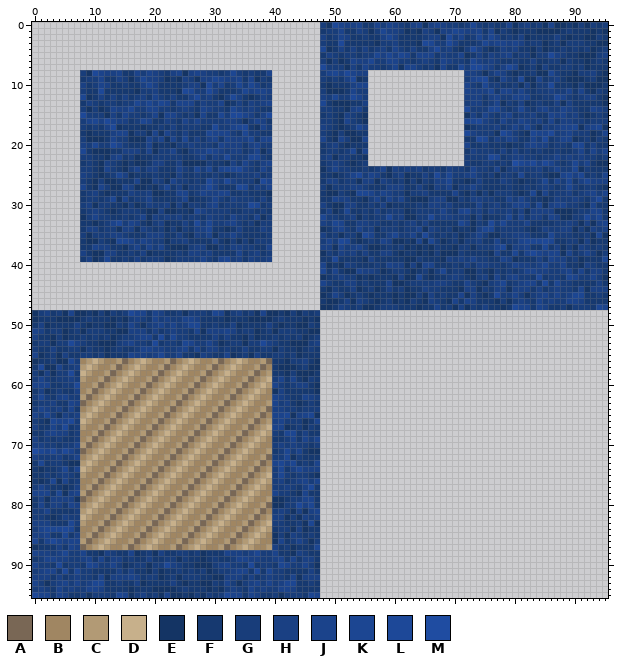
File history of a sprite sheet, assets/images/floor.png. The first picture shows the starting point.
The file is 96x96 pixels. Colours within 5 levels of each other are drawn and written as one.
Palette (. is transparent): A #796755  B #a08662  C #b29a75  D #c7b08b  E #143464  F #163970  G #183d7a  H #1a4083  J #1b438b  K #1c4692  L #1d4898  M #1f4ca1
Pixels before (only the part around the change), first column x 42:
38 ......EGFHGHFHFFHHFEFFEFEGEEEGFFFFEJFFKFJLJHJJEJFGJGEG
39 ......FFLFFFFEHFFFFFEEGFFFEHGHGJGGFFJHEFFFHFJHHFGEFFFK
40 ......JEFEHGFFFGFJHHEHEJJFFFGFHFHHGGFGJHHGHKGGJFFEHGFF
41 ......KFJFEEJHHGEFGGFEFGEGKFGGEEGFEGFGFGJJHHGGHJFJFHHF
42 ......EFGHGGEFEFFFEHEEKFEFFGHGFEGHEJFHJGGFLFGGFKJGGJGE
43 ......JGFFHHFGFFFJEEFGGGGHHGFFJGFEGHKFGHJJFLFKGGFFFFHF
44 ......FEGFFHEFGEFHFGEFFHGGFFFEHHEGFHHEHHHFHFGHGGFJEHHH
45 ......EFJGEFGFEFFFEFEEGEHFGFFJEHFEFLGGJGEGHJGJGHKKFFGF
46 ......FEEFHEHGFEFGEFEGFEHGFEJFJHFFFEGEGHGFJGHGGJJHFFFF
47 ......EEFHGFGEEFGGGFFFEFFJFGEHEGFHFFEFLJJFJHFFGEGGGFKJ
48 EGEGFG................................................
49 FFFEFE................................................
50 FFEEGF................................................
51 GGFFEE................................................
52 GFGEFG................................................
53 FEEEGH................................................
54 FFEFGF................................................
55 FGEFFF................................................
56 EGGHFE................................................
57 EEFGEE................................................
58 EGEEEF................................................
59 FJFEGF................................................
60 FGHHFE................................................
61 FFFFFE................................................
62 GFFJHG................................................
63 HFEFGF................................................
64 GGFGGG................................................
65 KEHJKE................................................
66 GGGEFJ................................................
67 EFGEGF................................................
68 KKFHFF................................................
69 GJFJGJ................................................
70 GHGGFG................................................
71 KGJFEE................................................
72 KEGFFF................................................
73 HKFGFJ................................................
74 FHKHHH................................................
75 GFGGFE................................................
76 FGHJGJ................................................
77 HGFHLF................................................
78 GFEJFF................................................
79 FGGJJF................................................
80 GGLHKF................................................
81 GEHEHJ................................................
82 EGEHGH................................................
83 FFGEKE................................................
84 GEHEFF................................................
85 EHGFGF................................................
86 FGJGEG................................................
87 GEFFFK................................................
88 FEHGFF................................................
89 FJFHHF................................................
90 JGGJGE................................................
91 FFFFHF................................................
92 FJEHHH................................................
93 KKFFGF................................................
94 JHFFFF................................................
95 GGGFKJ................................................
And afterwards:
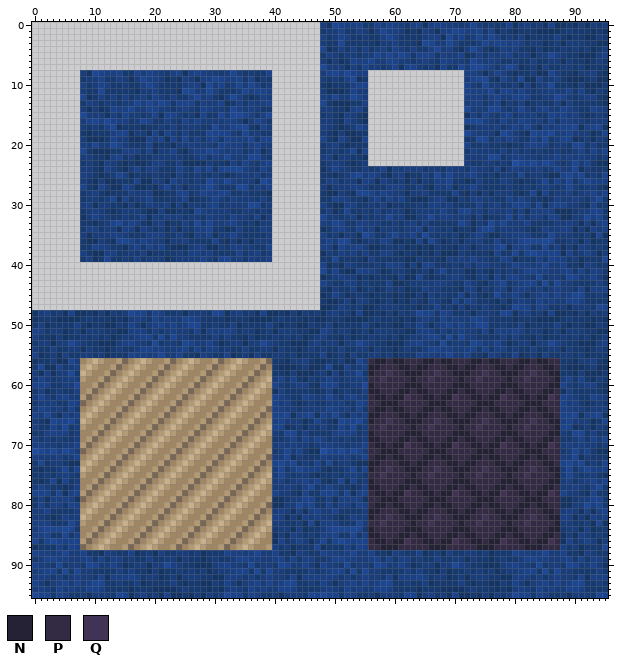
Colours new in this view: N #242234  P #332b44  Q #403353
From old to new:
Changed rows in their new state; - is an unchanged pixel.
first column x 48:
48 EGHFGEJEEFEGEGFGLJJFJHFFGEGGGFKJEGHFGEJEEFEGEGFG
49 EFFFEEEEFGFFFEFEGHGFJGHGGJJHFFFFEFFFEEEEFGFFFEFE
50 FHEFFFFHFEFFEEGFJGEGHJGJGHKKFFGFFHEFFFFHFEFFEEGF
51 JHFGGEFGEGGGFFEEHHHFHFGHGGFJEHHHJHFGGEFGEGGGFFEE
52 HFFEGEFFGFGFGEFGGHJJFLFKGGFFFFHFHFFEGEFFGFGFGEFG
53 FGGEGGLHGFFEEEGHJGGFLFGGFKJGGJGEFGGEGGLHGFFEEEGH
54 GFFHFFGGEGFFEFGFFGJJHHGGHJFJFHHFGFFHFFGGEGFFEFGF
55 JEFGEHFFGGFGEFFFJHHGHKGGJFFEHGFFJEFGEHFFGGFGEFFF
56 EFFGEEKGPNNPNNPPPNNPNNPPPNNPNNPPPNNPNNPPFFEGGHFE
57 FLEEJFGHNNPPPNNPNNPPPNNPNNPPPNNPNNPPPNNPFEEEFGEE
58 GEHEGGLFNPPQPPNNNPPQPPNNNPPQPPNNNPPQPPNNFFEGEEEF
59 GJGFGGHGPPQPPPPNPPQPPPPNPPQPPPPNPPQPPPPNGJFJFEGF
60 JJJFFGGLNPPPPPNNNPPPPPNNNPPPPPNNNPPPPPNNJGFGHHFE
61 FHEFGFFHNNPPPNNPNNPPPNNPNNPPPNNPNNPPPNNPEHFFFFFE
62 GKGFHJGGPNNPNNQPPNNPNNQPPNNPNNQPPNNPNNQPJHGFFJHG
63 FGGHFFJHPPNNNPPPPPNNNPPPPPNNNPPPPPNNNPPPJGHFEFGF
64 GJHGHFJFPNNPNNPPPNNPNNPPPNNPNNPPPNNPNNPPHHGGFGGG
65 JGKGEHGHNNPPPNNPNNPPPNNPNNPPPNNPNNPPPNNPJJKEHJKE
66 GFEKJJLGNPPQPPNNNPPQPPNNNPPQPPNNNPPQPPNNHJGGGEFJ
67 HFFJGLFGPPQPPPPNPPQPPPPNPPQPPPPNPPQPPPPNJJEFGEGF
68 FFHJHHFGNPPPPPNNNPPPPPNNNPPPPPNNNPPPPPNNGFKKFHFF
69 HFGFGFFGNNPPPNNPNNPPPNNPNNPPPNNPNNPPPNNPFFGJFJGJ
70 HHGGFGGJPNNPNNQPPNNPNNQPPNNPNNQPPNNPNNQPGHGHGGFG
71 MKJLHLJGPPNNNPPPPPNNNPPPPPNNNPPPPPNNNPPPFGKGJFEE
72 HGGGHFGJPNNPNNPPPNNPNNPPPNNPNNPPPNNPNNPPGGKEGFFF
73 FKFGGFEENNPPPNNPNNPPPNNPNNPPPNNPNNPPPNNPJKHKFGFJ
74 FEFFGKFJNPPQPPNNNPPQPPNNNPPQPPNNNPPQPPNNGKFHKHHH
75 FFGFGHGFPPQPPPPNPPQPPPPNPPQPPPPNPPQPPPPNGKGFGGFE
76 FEFKEJFGNPPPPPNNNPPPPPNNNPPPPPNNNPPPPPNNGHFGHJGJ
77 GJGFFEFHNNPPPNNPNNPPPNNPNNPPPNNPNNPPPNNPGGHGFHLF
78 JJJFKEHJPNNPNNQPPNNPNNQPPNNPNNQPPNNPNNQPJGGFEJFF
79 FHEHHHHEPPNNNPPPPPNNNPPPPPNNNPPPPPNNNPPPEEFGGJJF
80 FJFHHFJHPNNPNNPPPNNPNNPPPNNPNNPPPNNPNNPPEEGGLHKF
81 GGJFFFFGNNPPPNNPNNPPPNNPNNPPPNNPNNPPPNNPGHGEHEHJ
82 GGFEFHGGNPPQPPNNNPPQPPNNNPPQPPNNNPPQPPNNHHEGEHGH
83 HHHFFFKGPPQPPPPNPPQPPPPNPPQPPPPNPPQPPPPNGGFFGEKE
84 GJKKKLKFNPPPPPNNNPPPPPNNNPPPPPNNNPPPPPNNFGGEHEFF
85 HHJFFKFHNNPPPNNPNNPPPNNPNNPPPNNPNNPPPNNPEGEHGFGF
86 KFJLJHJJPNNPNNQPPNNPNNQPPNNPNNQPPNNPNNQPEJFGJGEG
87 EFFFHFJHPPNNNPPPPPNNNPPPPPNNNPPPPPNNNPPPHFGEFFFK
88 JHHGHKGGJFFEHGFFJEFGEHFFGGFGEFFFJHHGHKGGJFFEHGFF
89 FGJJHHGGHJFJFHHFGFFHFFGGEGFFEFGFFGJJHHGGHJFJFHHF
90 JGGFLFGGFKJGGJGEFGGEGGLHGFFEEEGHJGGFLFGGFKJGGJGE
91 GHJJFLFKGGFFFFHFHFFEGEFFGFGFGEFGGHJJFLFKGGFFFFHF
92 HHHFHFGHGGFJEHHHJHFGGEFGEGGGFFEEHHHFHFGHGGFJEHHH
93 JGEGHJGJGHKKFFGFFHEFFFFHFEFFEEGFJGEGHJGJGHKKFFGF
94 GHGFJGHGGJJHFFFFEFFFEEEEFGFFFEFEGHGFJGHGGJJHFFFF
95 LJJFJHFFGEGGGFKJEGHFGEJEEFEGEGFGLJJFJHFFGEGGGFKJ
Where, in picture pixels (left, top, right, bottom), the same in both pictures:
added: (320, 310, 608, 598)
